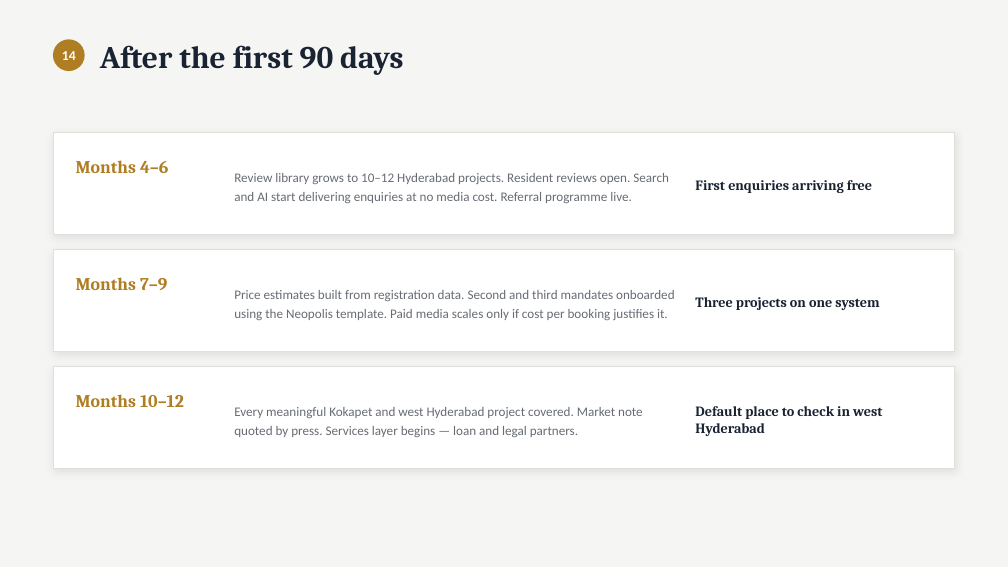
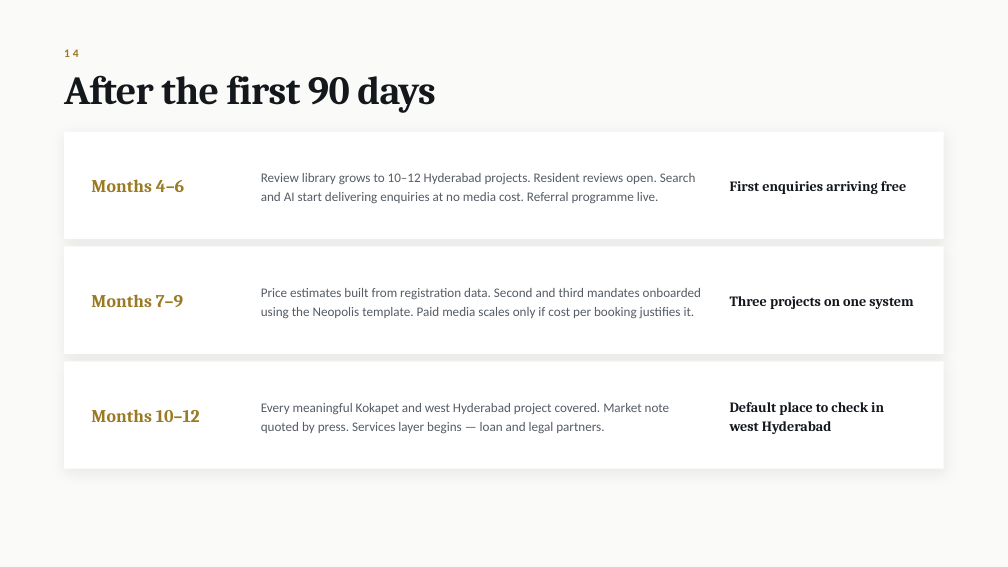
Before and after one commit to productionx-in/OTHO-REALTY, a slide deck: slide 30 of deck/Building_OTHO_ProductionX.pptx. Drawn at 1008x567 pixels with LibreOffice and Linux fonts; fonts in the diff are those of the drawing. Boxes give left, top, right and bottom in pixels: in the first picture for what was removed or moved away, otherwise in the second. Text is boxed around its words. In the diff, an @@ line names an element or a change of style, - is before the commit and + after.

```diff
--- a/deck/Building_OTHO_ProductionX.pptx
+++ b/deck/Building_OTHO_ProductionX.pptx
@@ background #F5F5F3 to #FAFAF8 @@
@@ ellipse removed at [53,39,85,71] @@
@@ text "14" at [64,49,78,57]: size 13 to 11 pt, text colour #FFFFFF to #9A7A25, letter spacing 0 to 2.6 pt; alignment centre to left @@
@@ text "After the first 90 days": place and size @@
-text "After the first 90 days" at [100,45,403,75]
+text "After the first 90 days" at [64,75,435,113]
@@ text "After the first 90 days" at [64,75,435,113]: size 30 to 38 pt, text colour #1A2332 to #14181D, letter spacing 0 to -0.6 pt @@
@@ rectangle: place and size @@
-rectangle at [53,132,955,234]
+rectangle at [64,132,944,239]
@@ text colour #B07E22 to #9A7A25 in 3 elements at [91,409,200,422], [91,294,183,307], [91,179,184,192] @@
@@ text "Months 4–6": place and size @@
-text "Months 4–6" at [76,160,168,173]
+text "Months 4–6" at [91,179,184,192]
@@ text "Review library grows to 10–12 ...": place and size @@
-text "Review library grows to 10–12 ..." at [234,173,669,203]
+text "Review library grows to 10–12 ..." at [261,173,696,203]
@@ text "First enquiries arriving free": place and size @@
-text "First enquiries arriving free" at [695,180,872,193]
+text "First enquiries arriving free" at [730,181,906,194]
@@ rectangle: place and size @@
-rectangle at [53,250,955,352]
+rectangle at [64,247,944,354]
@@ text "Months 7–9": place and size @@
-text "Months 7–9" at [76,277,167,290]
+text "Months 7–9" at [91,294,183,307]
@@ text "Price estimates built from registration ...": place and size @@
-text "Price estimates built from registration ..." at [234,290,675,320]
+text "Price estimates built from registration ..." at [261,288,702,318]
@@ text "Three projects on one system": place and size @@
-text "Three projects on one system" at [695,297,879,310]
+text "Three projects on one system" at [730,296,913,309]
@@ outline #DFDFDB 0.5 pt to none; shadow changed in 3 elements at [64,247,944,354], [64,132,944,239], [64,361,944,469] @@
@@ rectangle: place and size @@
-rectangle at [53,367,955,469]
+rectangle at [64,361,944,469]
@@ text "Months 10–12": place and size @@
-text "Months 10–12" at [76,394,184,407]
+text "Months 10–12" at [91,409,200,422]
@@ text colour #676C74 to #555C64 in 3 elements at [261,173,696,203], [261,288,702,318], [261,403,670,433] @@
@@ text "Every meaningful Kokapet and west ...": place and size @@
-text "Every meaningful Kokapet and west ..." at [234,407,643,437]
+text "Every meaningful Kokapet and west ..." at [261,403,670,433]
@@ text colour #1A2332 to #14181D; line spacing 1 to 18pt in 3 elements at [730,181,906,194], [730,296,913,309], [730,402,884,434] @@
@@ text "Default place to check in ...": place and size @@
-text "Default place to check in ..." at [695,406,882,436]
+text "Default place to check in ..." at [730,402,884,434]
```
Also in this commit, not shown: 32 other slides changed, 2 other files.
